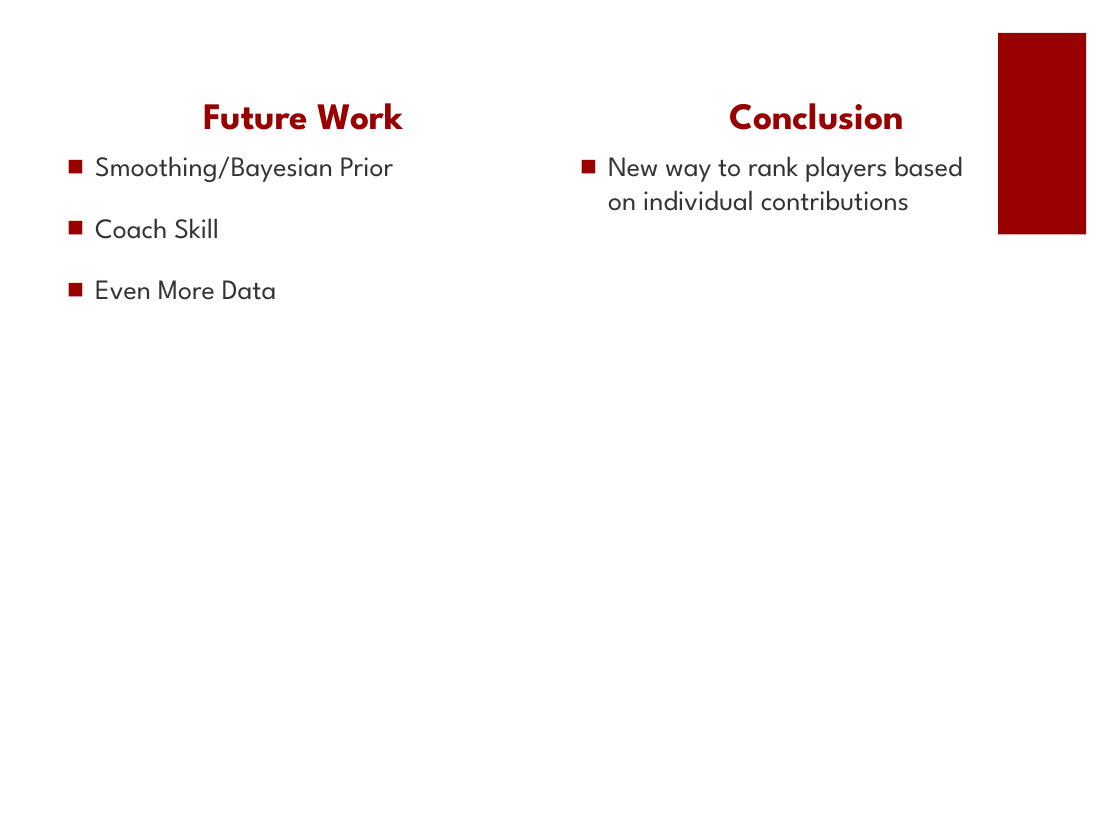
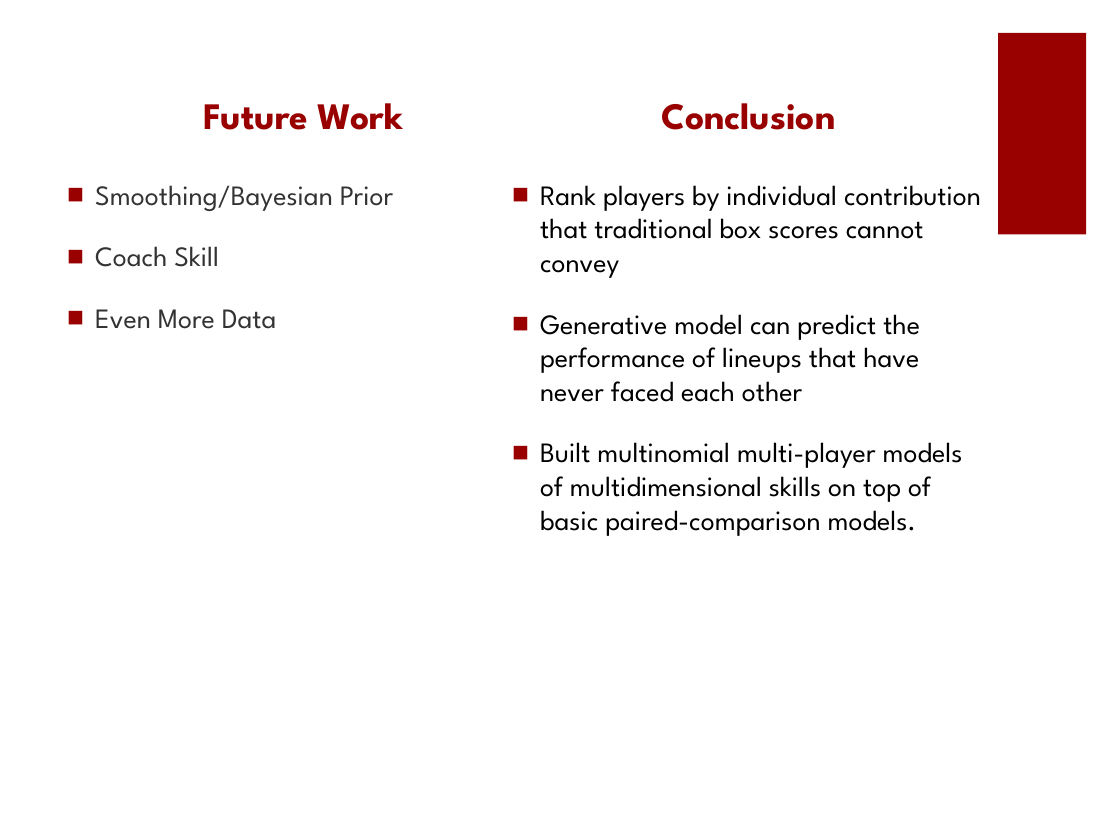
Before and after one commit to devang1994/tennis-skill-rankings, a slide deck: slide 8 of poster/CS 228 Poster Presentation.pptx. Drawn at 1120x840 pixels with LibreOffice and Linux fonts; fonts in the diff are those of the drawing. Boxes give left, top, right and bottom in pixels: in the first picture for what was removed or moved away, otherwise in the second. Text is boxed around its words. In the diff, an @@ line names an element or a change of style, - is before the commit and + after.

Commit message:
[poster] Final...

```diff
--- a/poster/CS 228 Poster Presentation.pptx
+++ b/poster/CS 228 Poster Presentation.pptx
@@ text "Conclusion" moved from (x1=729, y1=103, x2=904, y2=130) to (x1=661, y1=103, x2=836, y2=130) @@
@@ text "Smoothing/Bayesian Prior" moved from (x1=95, y1=156, x2=393, y2=300) to (x1=95, y1=185, x2=393, y2=329) @@
@@ text removed at (x1=608, y1=156, x2=962, y2=211) @@
-■ New way to rank players based on individual contributions
@@ text added at (x1=540, y1=185, x2=981, y2=536), 18 pt, text #000000 @@
+■ Rank players by individual contribution that traditional box scores cannot convey
+■ Generative model can predict the performance of lineups that have never faced each other
+■ Built multinomial multi-player models of multidimensional skills on top of basic paired-comparison models.
```
Also in this commit, not shown: 2 other slides changed.
